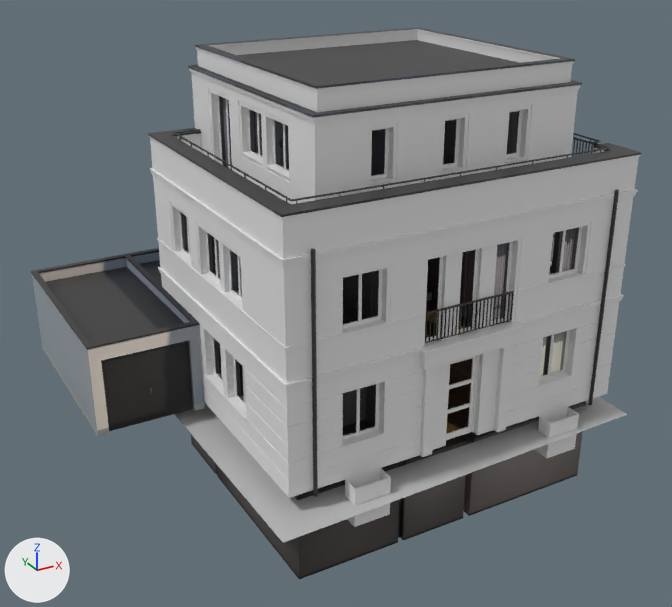
A saved change to the glTF model bud_b_02.gltf.
Before and after are seen from a 50 mm camera at (-57.2, -106.6, 65.8) aimed at (0.0, -2.6, 13.8). The lights are fixed; the arrows at lower left show +X, +Y and +Z. The older version comes first. Where no turn or scale is listed for an object, it has been applied to the vertices.

In view in the first picture: '006_Cube.036', '006_Cube.040', '006_Layer:_MURY zewnetrzne 01.018', 'Object1746166524', 'Object1746166526', 'Plane'.
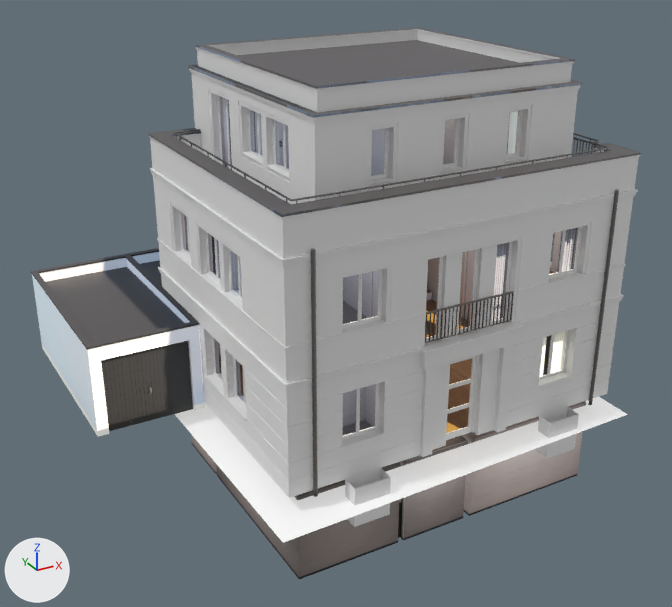
The change, as a list of edits to the scene's bpy script:
```text
Change mat_szary:
    add mat_szary.emission_strength = 0.491
Change mat_garaz_b:
    where n0 = _N.new('ShaderNodeBsdfPrincipled'); n0.name = 'Principled BSDF'
    add n0.inputs[28].default_value = 1.0  # 'Emission Strength'
    add n3 = _N.new('ShaderNodeTexImage'); n3.name = 'Image Texture.001'
    add n3.image = img_garaz_b
    where n2 = _N.new('ShaderNodeTexImage'); n2.name = 'Image Texture'
    remove _L.new(n2.outputs[0], n0.inputs[0])  # 'Color' to 'Base Color'
    add _L.new(n2.outputs[0], n0.inputs[27])  # 'Color' to 'Emission Color'
    add _L.new(n3.outputs[0], n0.inputs[0])  # 'Color' to 'Base Color'
Change mat_material_005:
    where n0 = _N.new('ShaderNodeBsdfPrincipled'); n0.name = 'Principled BSDF'
    add n0.inputs[28].default_value = 1.0  # 'Emission Strength'
    remove n2 = _N.new('ShaderNodeMix'); n2.name = 'Mix'
    remove n2.data_type = 'RGBA'
    remove n2.blend_type = 'MULTIPLY'
    remove n2.inputs[0].default_value = 1.0  # 'Factor'
    remove n2.inputs[7].default_value = (0.8, 0.8, 0.8, 1.0)  # 'B', white #e7e7e7
    add n4 = _N.new('ShaderNodeTexImage'); n4.name = 'Image Texture.001'
    add n4.image = img_bud_b_wnetrze
    where n3 = _N.new('ShaderNodeTexImage'); n3.name = 'Image Texture'
    remove _L.new(n2.outputs[2], n0.inputs[0])  # 'Result' to 'Base Color'
    remove _L.new(n3.outputs[0], n2.inputs[6])  # 'Color' to 'A'
    add _L.new(n3.outputs[0], n0.inputs[27])  # 'Color' to 'Emission Color'
    add _L.new(n4.outputs[0], n0.inputs[0])  # 'Color' to 'Base Color'
Change mat_zaslony_b1:
    where n0 = _N.new('ShaderNodeBsdfPrincipled'); n0.name = 'Principled BSDF'
    add n0.inputs[28].default_value = 1.0  # 'Emission Strength'
    add n4 = _N.new('ShaderNodeTexImage'); n4.name = 'Image Texture'
    add n4.image = img_zaslony_b1
    remove n4 = _N.new('ShaderNodeTexImage'); n4.name = 'Image Texture'
    remove n4.image = img_zaslony_b1
    add n5 = _N.new('ShaderNodeTexImage'); n5.name = 'Image Texture.001'
    add n5.image = img_zaslony_b1
    where n2 = _N.new('ShaderNodeMix'); n2.name = 'Mix'
    remove _L.new(n4.outputs[0], n2.inputs[6])  # 'Color' to 'A'
    add _L.new(n4.outputs[0], n0.inputs[27])  # 'Color' to 'Emission Color'
    add _L.new(n5.outputs[0], n2.inputs[6])  # 'Color' to 'A'
```

Location of each change, [x1, y1, x2, y2] in pixels of the pictures (672 x 607 px):
'Object1746166524', surface changed: [180, 96, 586, 579] in both
'006_Layer:_MURY zewnetrzne 01.018', surface changed (lighter): [31, 248, 205, 437] in both
'Plane', surface changed (grey to white): [175, 397, 628, 543] in both
'Object1746166526', surface changed: [184, 97, 578, 377] in both
